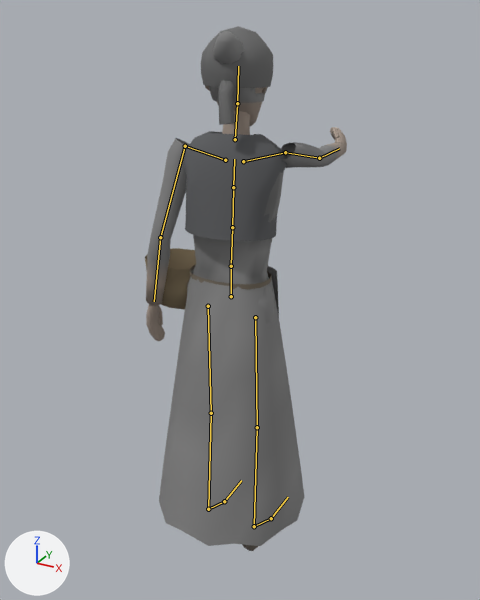
The glTF model assets/models/characters/skaa_woman.glb: old version first, new version second.
Rendered twice from a 50 mm camera at (0.891, -1.568, 1.679) aimed at (-0.075, 0.188, 0.801). The axes (+X, +Y, +Z) are drawn at lower left. The lights are the same throughout. The older version comes first. Both versions are drawn at frame 7 of the action 'pull'; the numbers are the values there. The bones that change, and the others that lie on the model, are drawn over the model as lines.

The first picture shows 'G_basket', 'G_headscarf', 'G_shawl', 'Skaa_woman'.
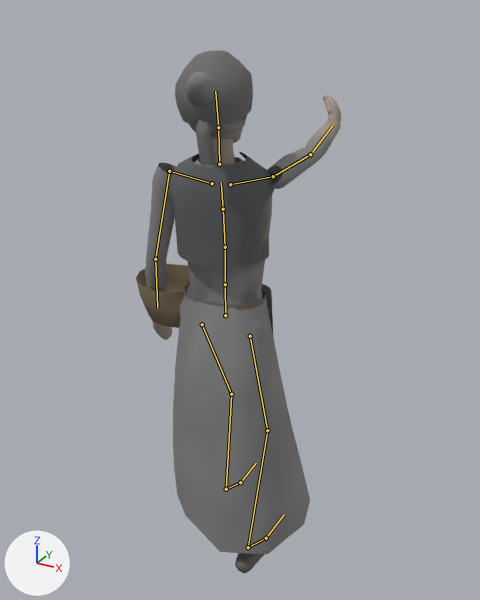
Location of each change, [x1, y1, x2, y2] in pixels of the pictures (480 x 600 px):
'Skaa_woman', posed
    before: [146, 31, 347, 551]
    after: [145, 51, 341, 573]
'G_shawl', posed
    before: [182, 131, 287, 241]
    after: [167, 152, 275, 267]
'G_headscarf', posed (8% wider, 17% taller)
    before: [201, 26, 273, 125]
    after: [175, 50, 253, 166]
'G_basket', posed
    before: [145, 248, 196, 309]
    after: [136, 264, 190, 328]
bone 'Hips', root to tip
    before: (231, 296) to (231, 266)
    after: (225, 315) to (225, 285)
bone 'Spine', root to tip
    before: (231, 266) to (232, 227)
    after: (225, 284) to (225, 247)
bone 'Chest', root to tip
    before: (232, 227) to (233, 187)
    after: (225, 247) to (223, 209)
bone 'UpperChest', root to tip
    before: (233, 187) to (234, 159)
    after: (223, 209) to (221, 182)
bone 'RightUpperLeg', root to tip
    before: (255, 317) to (257, 427)
    after: (250, 336) to (267, 430)
bone 'RightLowerLeg', root to tip
    before: (257, 427) to (254, 526)
    after: (267, 430) to (248, 547)
bone 'RightFoot', root to tip
    before: (254, 526) to (271, 518)
    after: (248, 547) to (266, 538)
bone 'LeftUpperLeg', root to tip
    before: (208, 306) to (211, 413)
    after: (202, 324) to (231, 394)
bone 'LeftLowerLeg', root to tip
    before: (211, 413) to (208, 509)
    after: (231, 394) to (226, 489)
bone 'LeftFoot', root to tip
    before: (208, 509) to (224, 501)
    after: (226, 489) to (240, 482)

The change, as a diff of the scene's bpy script:
```diff
--- a/assets/models/characters/skaa_woman.glb.py
+++ b/assets/models/characters/skaa_woman.glb.py
@@ bone_hips @@
 bone_hips = bpy.data.objects['Armature'].pose.bones['Hips']  # child of 'Root'
-bone_hips.location = (0.0, 0.0, 0.0)
+bone_hips.location = (0.0, -0.046, -0.035)
@@ bone_spine @@
 bone_spine = bpy.data.objects['Armature'].pose.bones['Spine']  # child of 'Hips'
-bone_spine.rotation_quaternion = (0.999, 0.026, 0.037, -0.002)  # degrees (3, 4, 0)
+bone_spine.rotation_quaternion = (0.999, -0.014, 0.037, -0.001)  # degrees (-2, 4, 0)
@@ bone_chest @@
 bone_chest = bpy.data.objects['Armature'].pose.bones['Chest']  # child of 'Spine'
-bone_chest.rotation_quaternion = (0.999, 0.031, 0.043, 0.0)  # degrees (4, 5, 0)
+bone_chest.rotation_quaternion = (0.999, -0.017, 0.043, 0.002)  # degrees (-2, 5, 0)
@@ bone_upperchest @@
 bone_upperchest = bpy.data.objects['Armature'].pose.bones['UpperChest']  # child of 'Chest'
-bone_upperchest.rotation_quaternion = (0.999, 0.031, 0.043, 0.002)  # degrees (4, 5, 0)
+bone_upperchest.rotation_quaternion = (0.999, -0.017, 0.043, 0.004)  # degrees (-2, 5, 0)
@@ bone_rightupperleg @@
 bone_rightupperleg = bpy.data.objects['Armature'].pose.bones['RightUpperLeg']  # child of 'Hips'
-bone_rightupperleg.rotation_quaternion = (1.0, 0.0, 0.0, 0.0)  # degrees (0, 0, 0)
+bone_rightupperleg.rotation_quaternion = (0.994, 0.105, -0.003, -0.019)  # degrees (12, 0, -2)
@@ bone_rightlowerleg @@
 bone_rightlowerleg = bpy.data.objects['Armature'].pose.bones['RightLowerLeg']  # child of 'RightUpperLeg'
-bone_rightlowerleg.rotation_quaternion = (1.0, 0.0, 0.0, 0.0)  # degrees (0, 0, 0)
+bone_rightlowerleg.rotation_quaternion = (0.958, -0.288, 0.0, 0.0)  # degrees (-33, 0, 0)
@@ bone_rightfoot @@
 bone_rightfoot = bpy.data.objects['Armature'].pose.bones['RightFoot']  # child of 'RightLowerLeg'
-bone_rightfoot.rotation_quaternion = (1.0, 0.0, 0.0, 0.0)  # degrees (0, 0, 0)
+bone_rightfoot.rotation_quaternion = (0.982, 0.184, 0.022, 0.017)  # degrees (21, 2, 2)
@@ bone_leftupperleg @@
 bone_leftupperleg = bpy.data.objects['Armature'].pose.bones['LeftUpperLeg']  # child of 'Hips'
-bone_leftupperleg.rotation_quaternion = (1.0, 0.0, 0.0, 0.0)  # degrees (0, 0, 0)
+bone_leftupperleg.rotation_quaternion = (0.974, 0.227, 0.0, 0.0)  # degrees (26, 0, 0)
@@ bone_leftlowerleg @@
 bone_leftlowerleg = bpy.data.objects['Armature'].pose.bones['LeftLowerLeg']  # child of 'LeftUpperLeg'
-bone_leftlowerleg.rotation_quaternion = (1.0, 0.0, 0.0, 0.0)  # degrees (0, 0, 0)
+bone_leftlowerleg.rotation_quaternion = (0.969, -0.247, 0.0, 0.0)  # degrees (-29, 0, 0)
@@ bone_leftfoot @@
 bone_leftfoot = bpy.data.objects['Armature'].pose.bones['LeftFoot']  # child of 'LeftLowerLeg'
-bone_leftfoot.rotation_quaternion = (1.0, 0.0, 0.0, 0.0)  # degrees (0, 0, 0)
+bone_leftfoot.rotation_quaternion = (1.0, 0.02, -0.001, -0.001)  # degrees (2, 0, 0)
```
